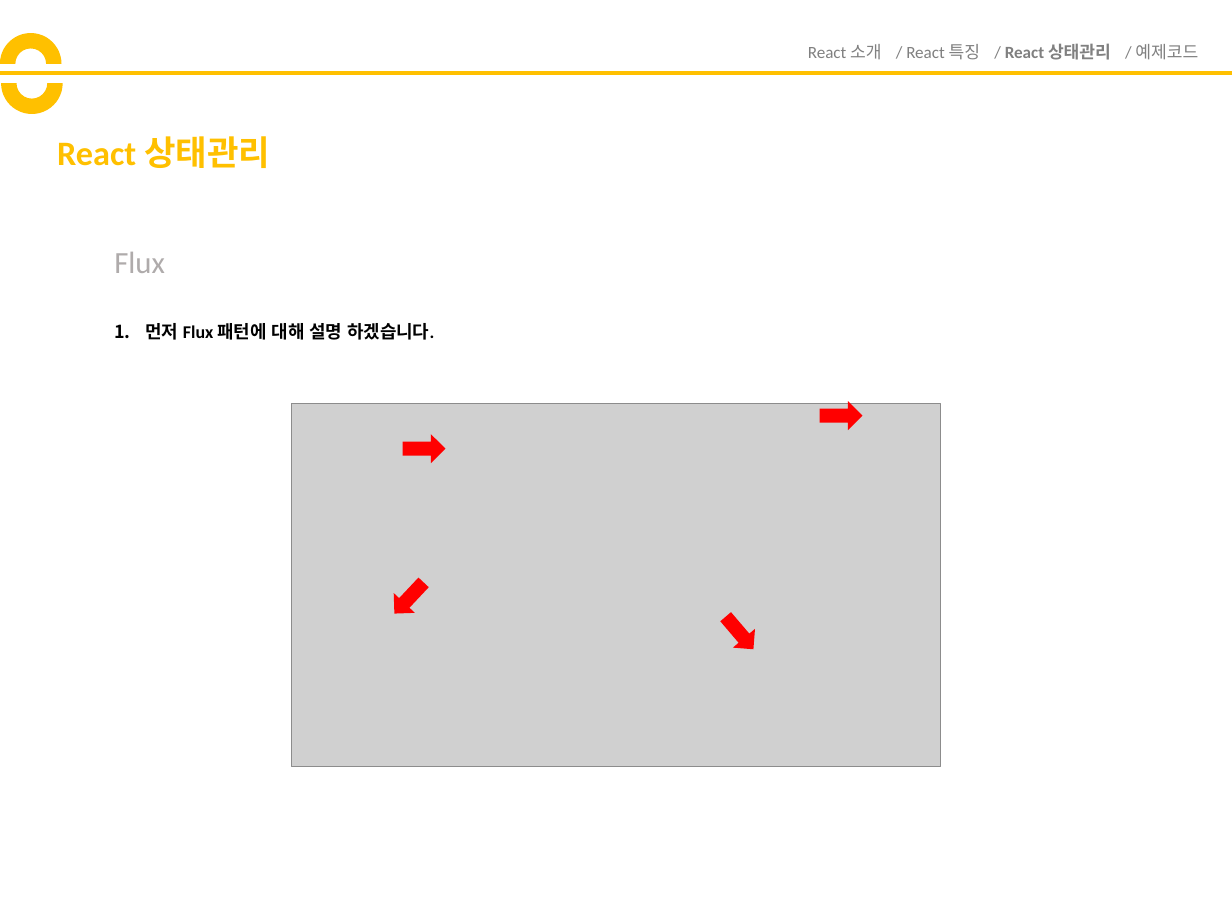
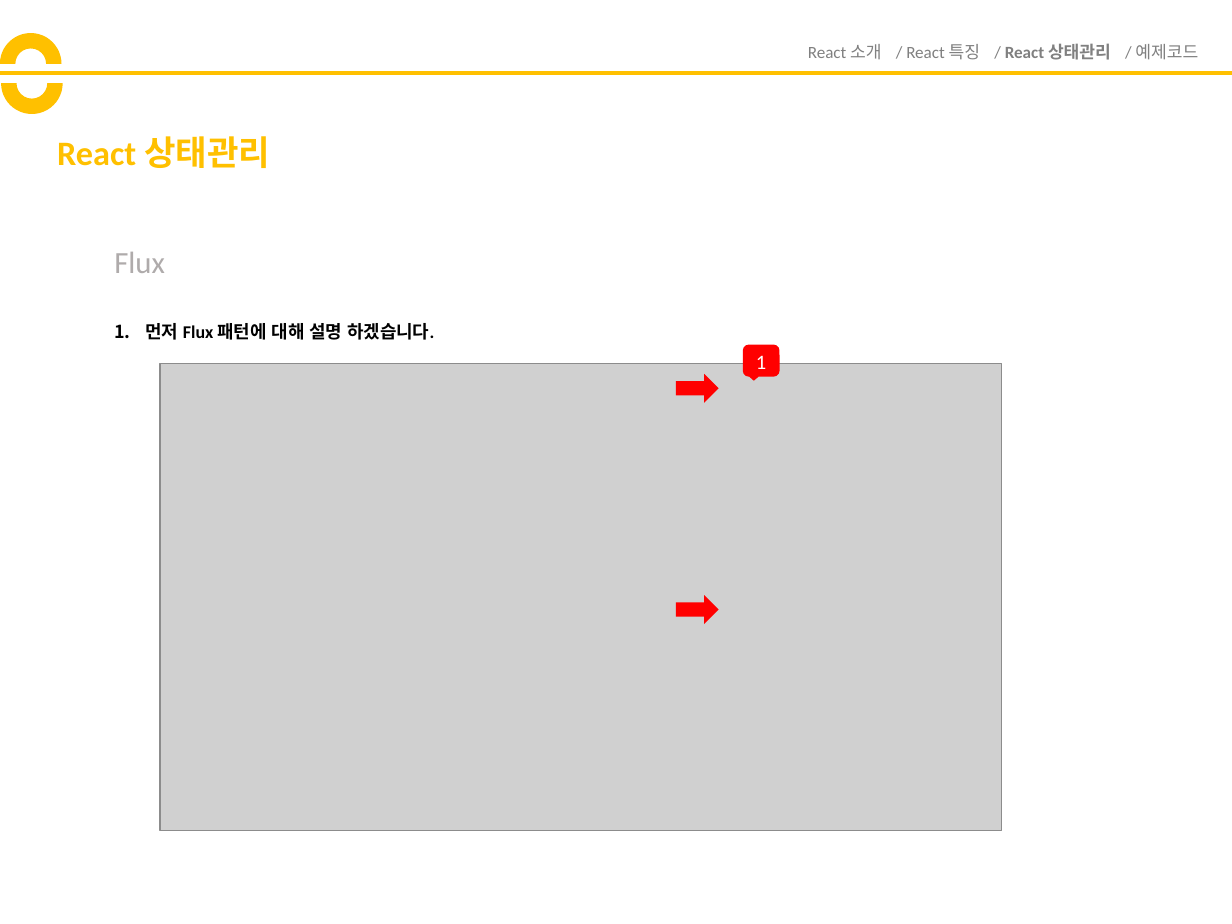
Before and after one commit to yuhyunjae12/ReactStudy, a slide deck: slide 8 of React발표자료.pptx. Drawn at 1232x924 pixels with LibreOffice and Linux fonts; fonts in the diff are those of the drawing; grey boxes stand for pictures. Boxes give left, top, right and bottom in pixels: in the first picture for what was removed or moved away, otherwise in the second. Text is boxed around its words. In the diff, an @@ line names an element or a change of style, - is before the commit and + after.

Commit message:
발표자료 Flux 이미지 변경

```diff
--- a/React발표자료.pptx
+++ b/React발표자료.pptx
@@ rounded speech box added at box(744, 345, 779, 376), fill #FF0000, outline #FF0000 1 pt @@
@@ text added at box(756, 356, 766, 369), 12 pt, text #FFFFFF @@
+1
@@ picture: place and size @@
-picture at box(292, 403, 941, 766)
+picture at box(160, 363, 1002, 830)
@@ right arrow: place and size @@
-right arrow at box(821, 403, 861, 428)
+right arrow at box(676, 376, 717, 400)
@@ right arrow removed at box(387, 574, 433, 621) @@
@@ right arrow: place and size @@
-right arrow at box(404, 436, 445, 461)
+right arrow at box(676, 598, 717, 622)
@@ right arrow removed at box(717, 610, 762, 657) @@
```
